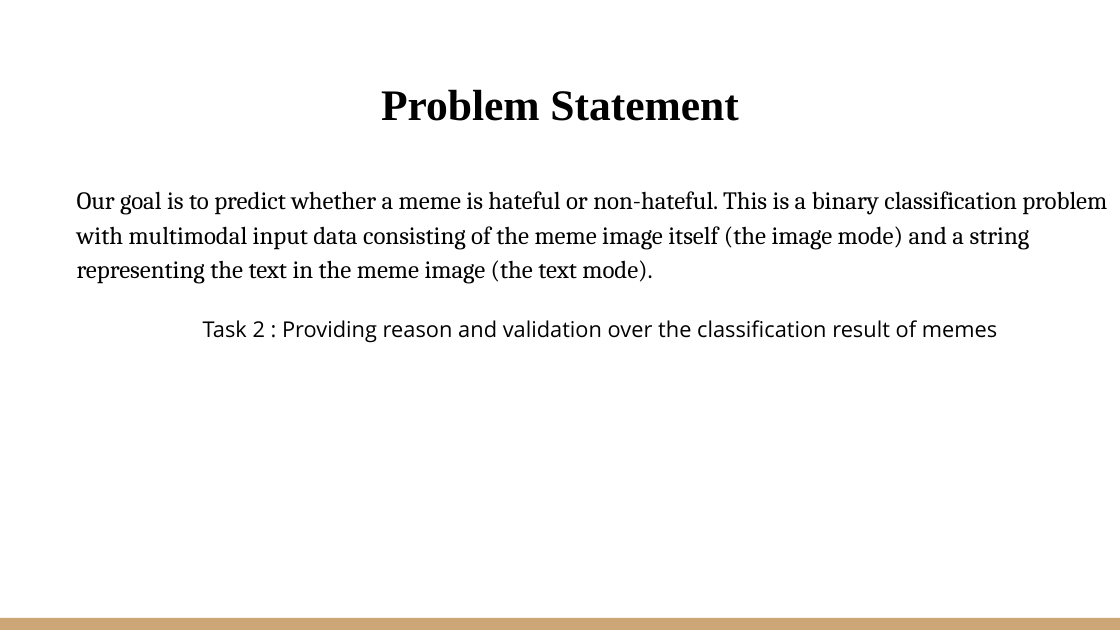
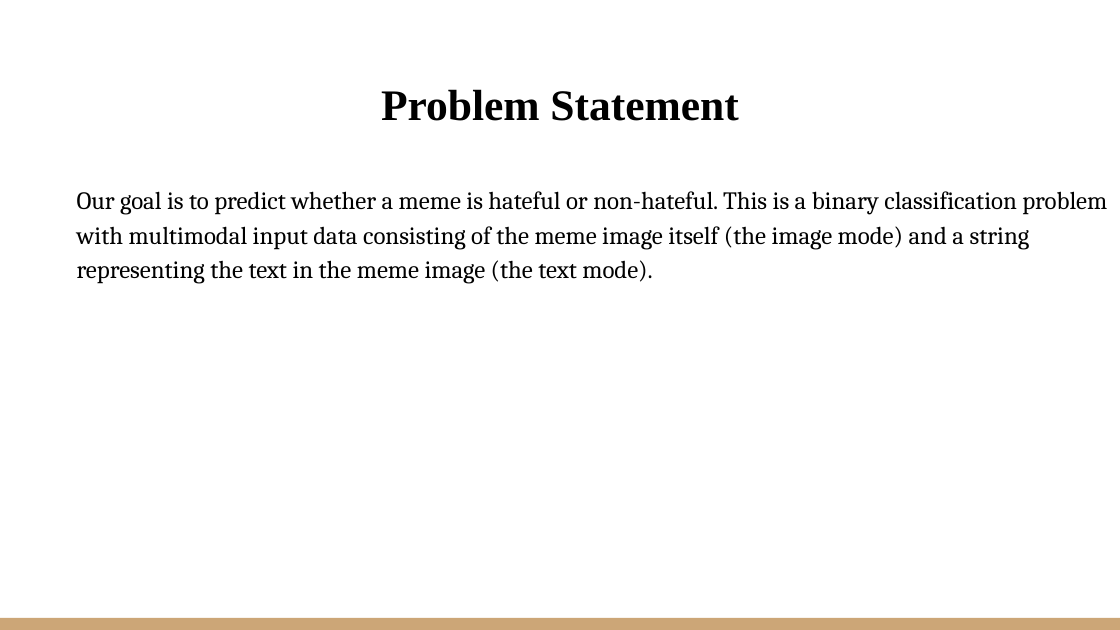
Before and after one commit to VarunBohara/Mini-Project-Documents, a slide deck: slide 1 of Literature Survey 2.pptx. Drawn at 1120x630 pixels with LibreOffice and Linux fonts; fonts in the diff are those of the drawing. Boxes give left, top, right and bottom in pixels: in the first picture for what was removed or moved away, otherwise in the second. Text is boxed around its words. In the diff, an @@ line names an element or a change of style, - is before the commit and + after.

Commit message:
Updated 1.0

```diff
--- a/Literature Survey 2.pptx
+++ b/Literature Survey 2.pptx
@@ text at (203,320,997,343): paragraph removed @@
-Task 2 : Providing reason and validation over the classification result of memes
```
Also in this commit, not shown: 1 other slide changed, 5 slides added.
